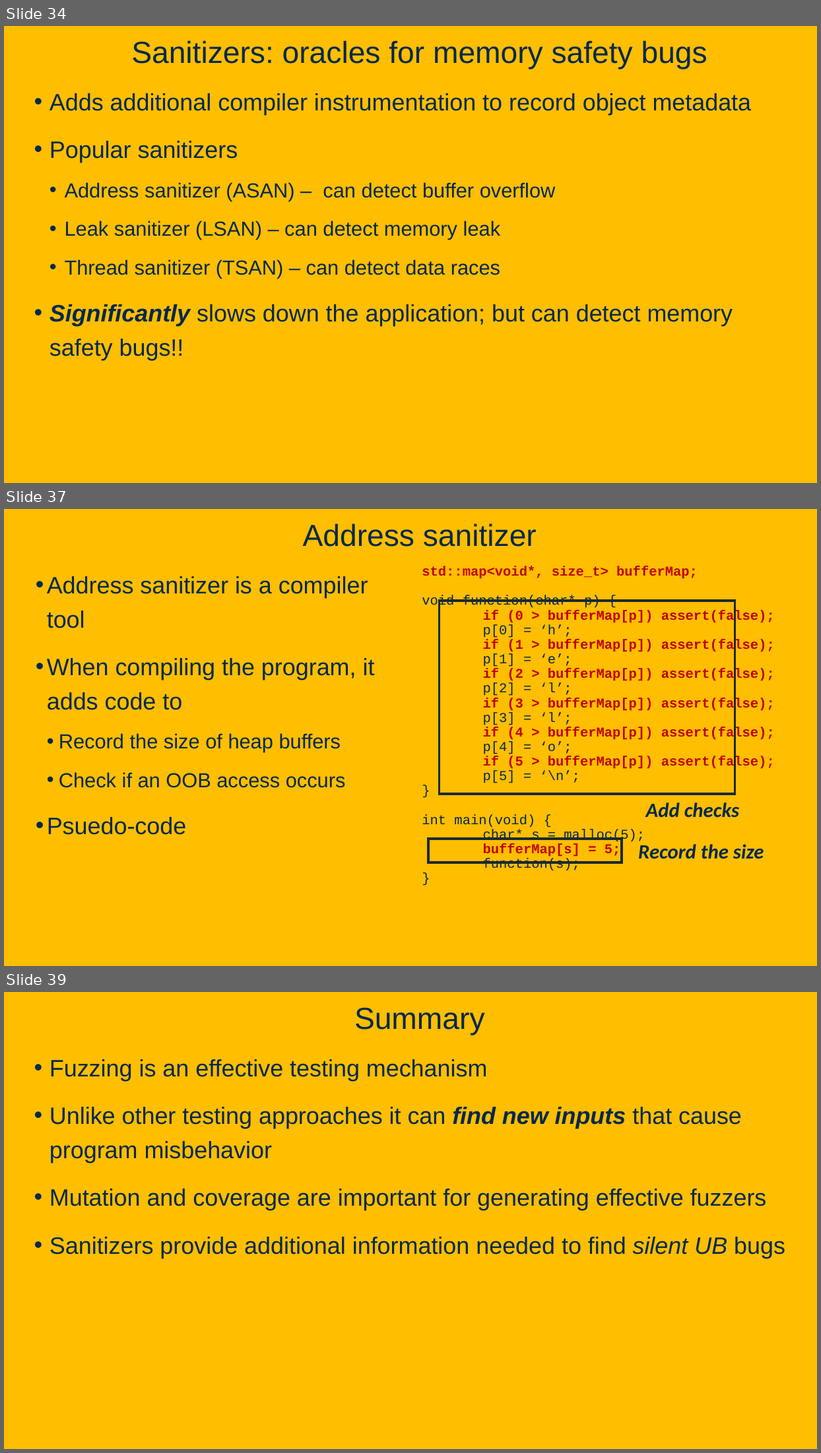
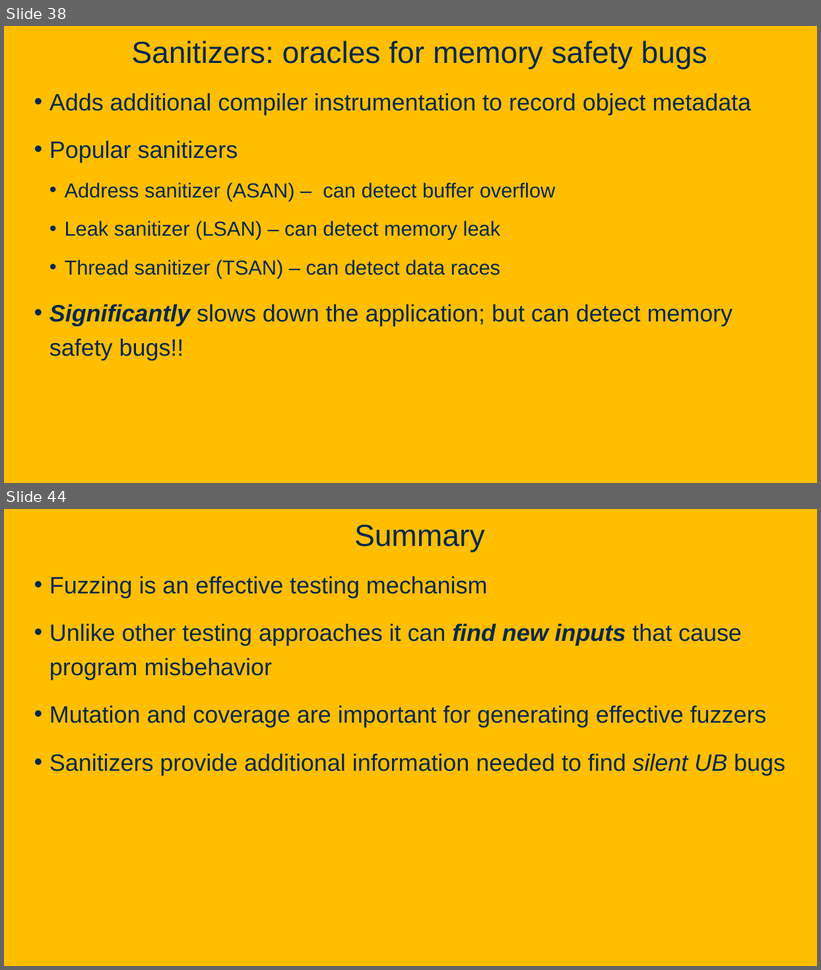
Before and after one commit to davsec-teaching/ecs160-f25, a slide deck: slides/10_fuzzing.pptx. Shown one above the other, each under a label of ours: slides 34, 37 and 39 before the commit, slides 38 and 44 after it; the slides between them are not shown. The pictures are 821x1453 and 821x970 pixels, drawn with LibreOffice and Linux fonts; fonts in the diff are those of the drawing; background and template pictures are left out. Boxes give left, top, right and bottom in pixels: in the first picture for what was removed or moved away, otherwise in the second. Text is boxed around its words. In the diff, an @@ line names an element or a change of style, - is before the commit and + after.

```diff
--- a/slides/10_fuzzing.pptx
+++ b/slides/10_fuzzing.pptx
@@ slide 37 removed at (4, 509, 817, 966), background picture (left out) @@
@@ title removed at (303, 524, 537, 547) @@
-Address sanitizer
@@ text removed at (422, 566, 775, 871) @@
-std::map<void*, size_t> bufferMap;
-void function(char* p) {
-if (0 > bufferMap[p]) assert(false);
-p[0] = ‘h’;
-if (1 > bufferMap[p]) assert(false);
-p[1] = ‘e’;
-if (2 > bufferMap[p]) assert(false);
-p[2] = ‘l’;
-if (3 > bufferMap[p]) assert(false);
-p[3] = ‘l’;
-if (4 > bufferMap[p]) assert(false);
-p[4] = ‘o’;
-if (5 > bufferMap[p]) assert(false);
-p[5] = ‘\n’;
-}
-int main(void) {
-char* s = malloc(5);
-bufferMap[s] = 5;
-function(s);
-}
@@ text removed at (47, 576, 375, 835) @@
-• Address sanitizer is a compiler tool
-• When compiling the program, it adds code to
-  • Record the size of heap buffers
-  • Check if an OOB access occurs
-• Psuedo-code
@@ rectangle removed at (440, 601, 735, 795) @@
@@ text removed at (646, 803, 739, 818) @@
-Add checks
@@ rectangle removed at (428, 839, 622, 863) @@
@@ text removed at (638, 844, 764, 859) @@
-Record the size
@@ what was slide 34 is now slide 38 @@
@@ what was slide 39 is now slide 44 @@
```
Also in this commit, not shown: 5 slides changed, 7 slides added, 1 other slide removed.
